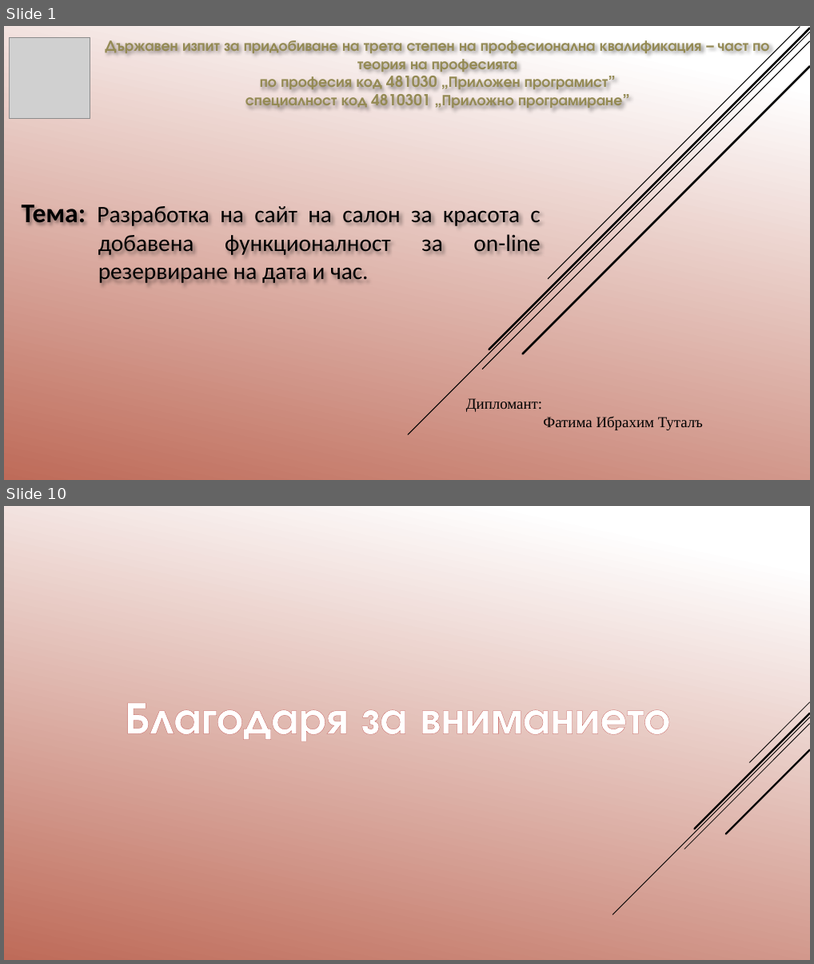
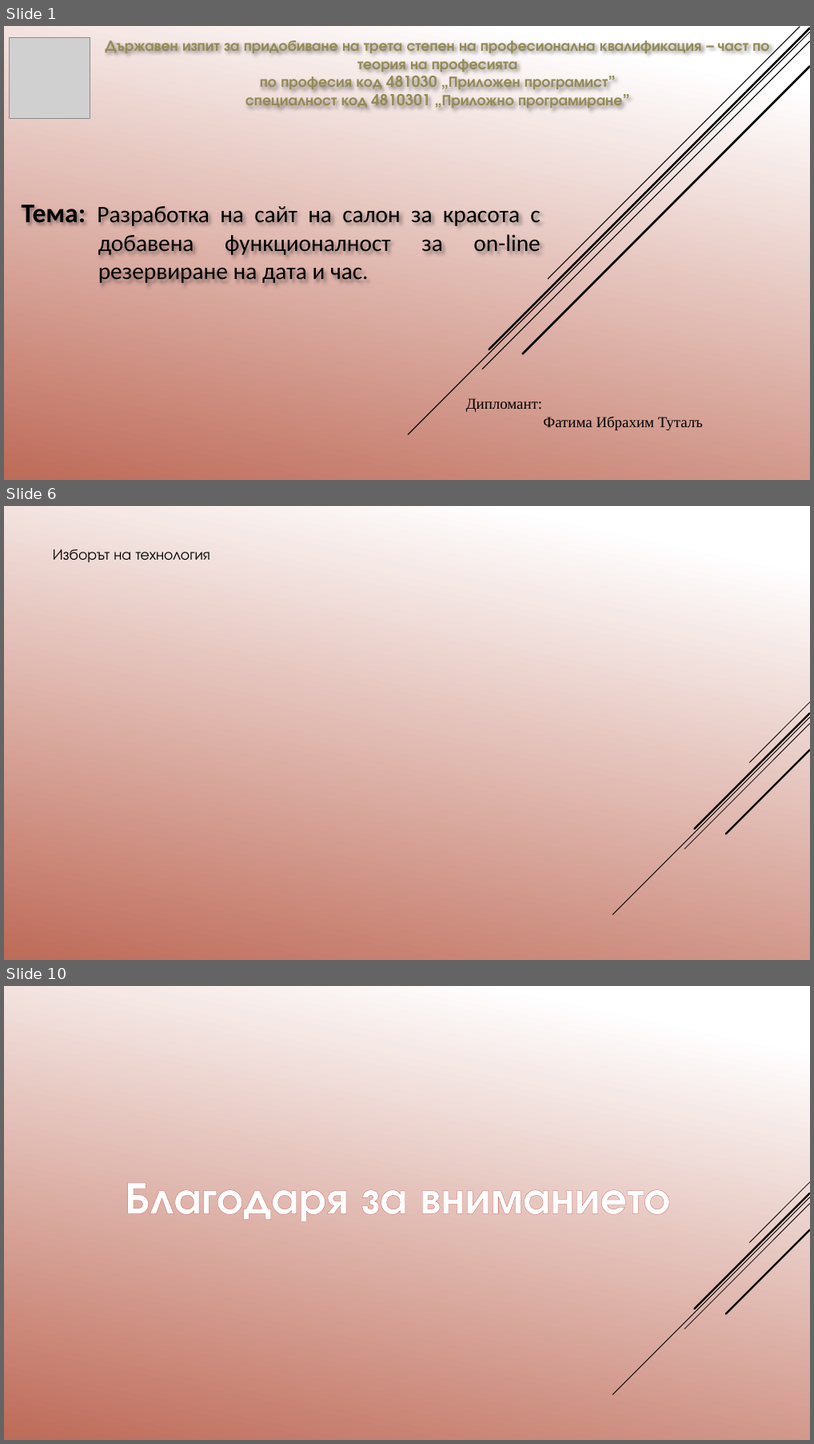
Before and after one commit to pgee-dzi2024/Theme_01, a slide deck: 01 Фатима Туталъ/Защита теория.pptx. Shown one above the other, each under a label of ours: slides 1 and 10 before the commit, slides 1, 6 and 10 after it; the slides between them are not shown. The pictures are 814x964 and 814x1444 pixels, drawn with LibreOffice and Linux fonts; fonts in the diff are those of the drawing; grey boxes stand for pictures. Boxes give left, top, right and bottom in pixels: in the first picture for what was removed or moved away, otherwise in the second. Text is boxed around its words. In the diff, an @@ line names an element or a change of style, - is before the commit and + after.

```diff
--- a/01 Фатима Туталъ/Защита теория.pptx
+++ b/01 Фатима Туталъ/Защита теория.pptx
@@ slide 6 added at <box>4,506,810,960</box>, background gradient #FFFFFF to #C26A56; not listed: 5 template elements that a slide beside it also shows @@
@@ text added at <box>53,549,210,563</box>, 18 pt, text #000000 @@
+Изборът на технология
```
Also in this commit, not shown: 7 other slides added, 8 slides removed, 2 other files.
